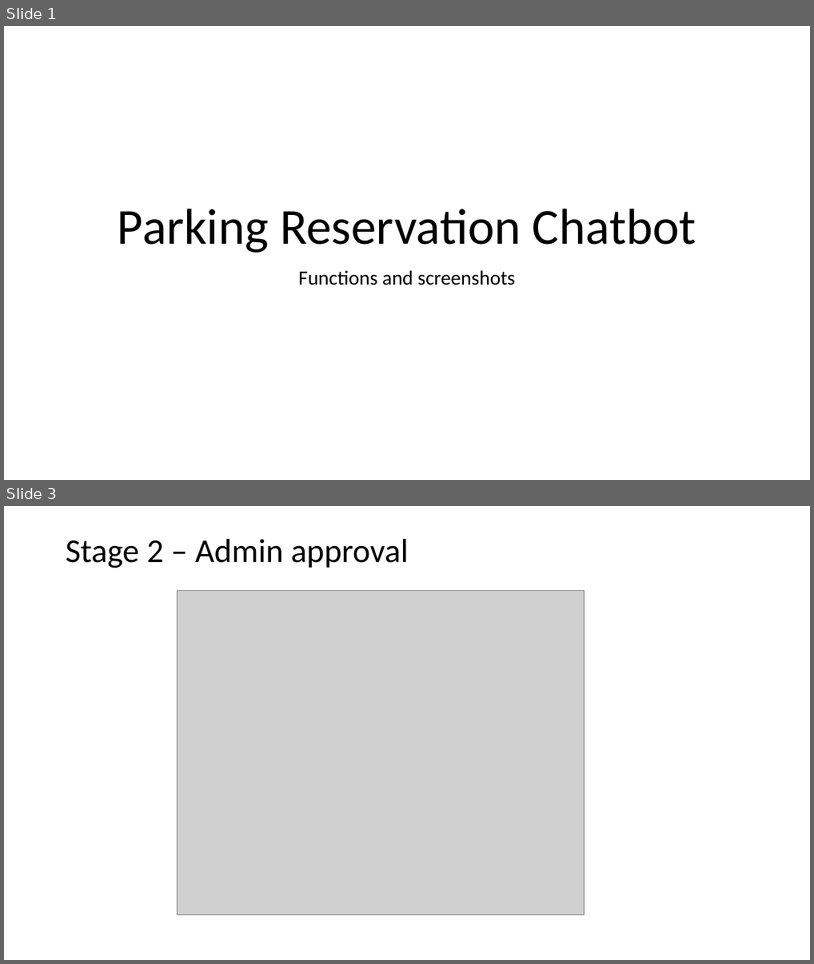
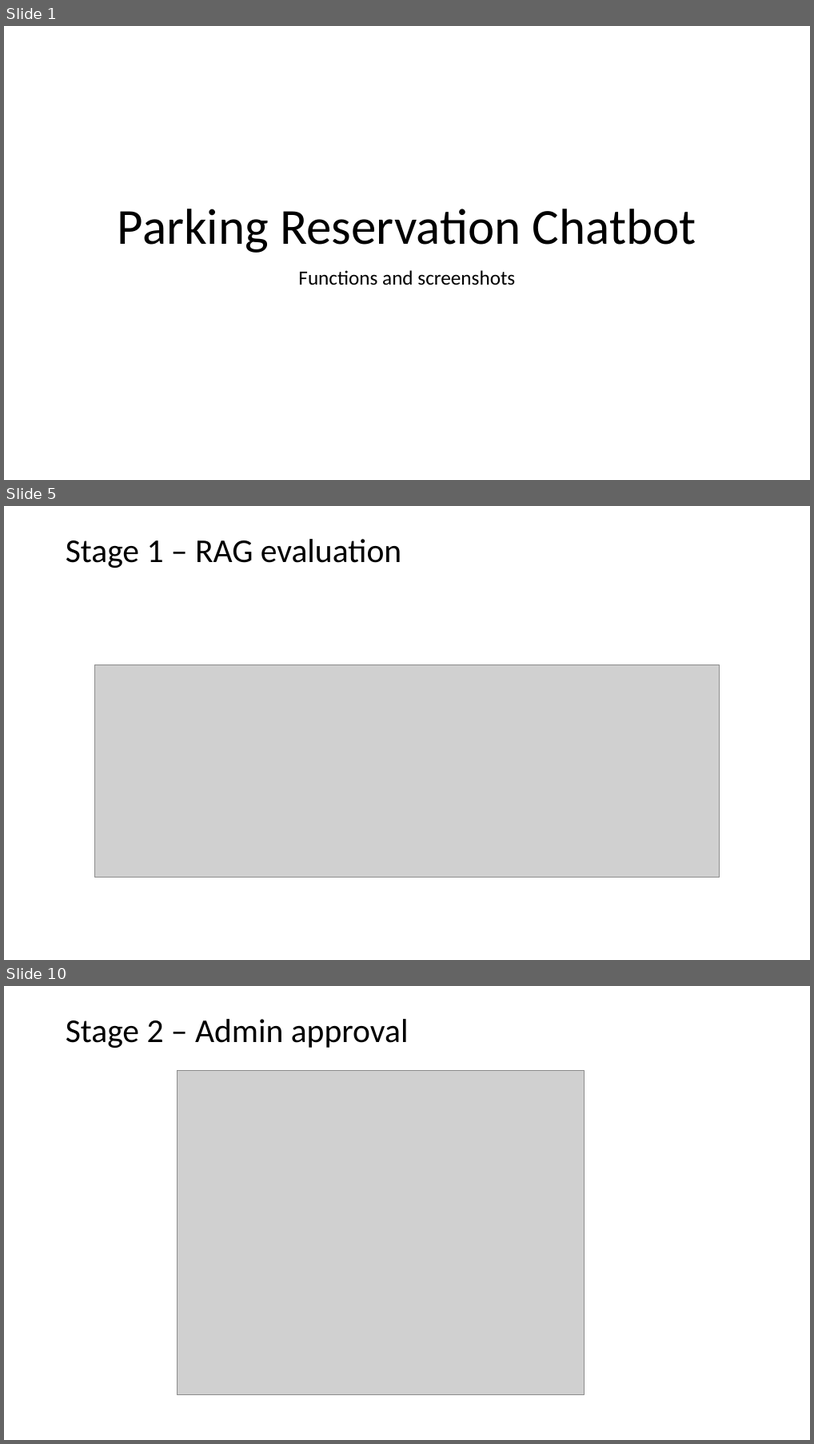
Before and after one commit to devtpc/parking-chatbot, a slide deck: artifacts/DeckChatbot.pptx. Shown one above the other, each under a label of ours: slides 1 and 3 before the commit, slides 1, 5 and 10 after it; the slides between them are not shown. The pictures are 814x964 and 814x1444 pixels, drawn with LibreOffice and Linux fonts; fonts in the diff are those of the drawing; grey boxes stand for pictures. Boxes give left, top, right and bottom in pixels: in the first picture for what was removed or moved away, otherwise in the second. Text is boxed around its words. In the diff, an @@ line names an element or a change of style, - is before the commit and + after.

```diff
--- a/artifacts/DeckChatbot.pptx
+++ b/artifacts/DeckChatbot.pptx
@@ slide 5 added at (4, 506, 810, 960), background #FFFFFF @@
@@ title added at (66, 539, 402, 568), 39.6 pt, text #000000 @@
+Stage 1 – RAG evaluation
@@ picture added at (94, 664, 720, 877) @@
@@ what was slide 3 is now slide 10 @@
```
Also in this commit, not shown: 3 slides changed, 7 other slides added, 4 other files.
